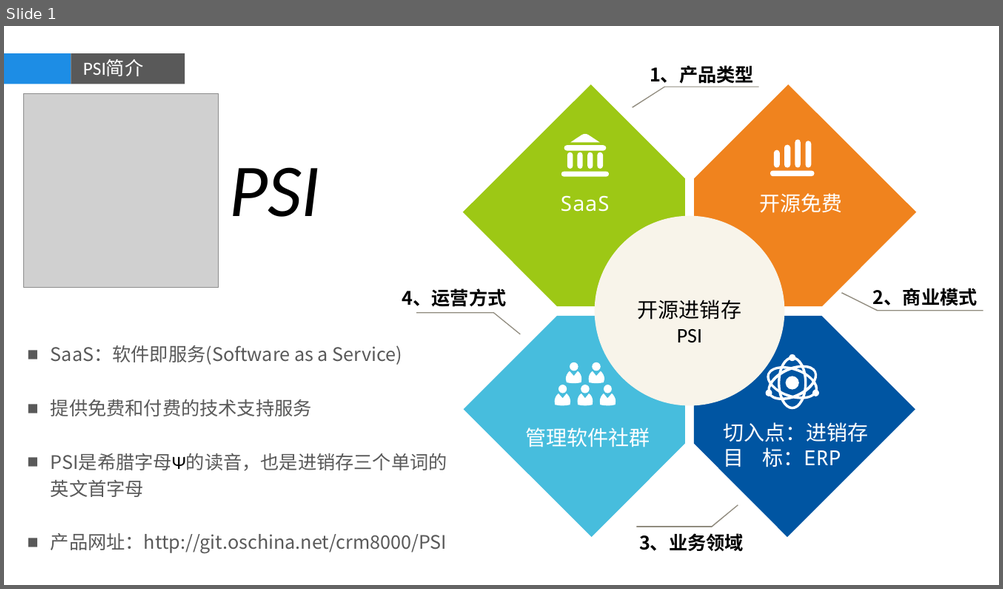
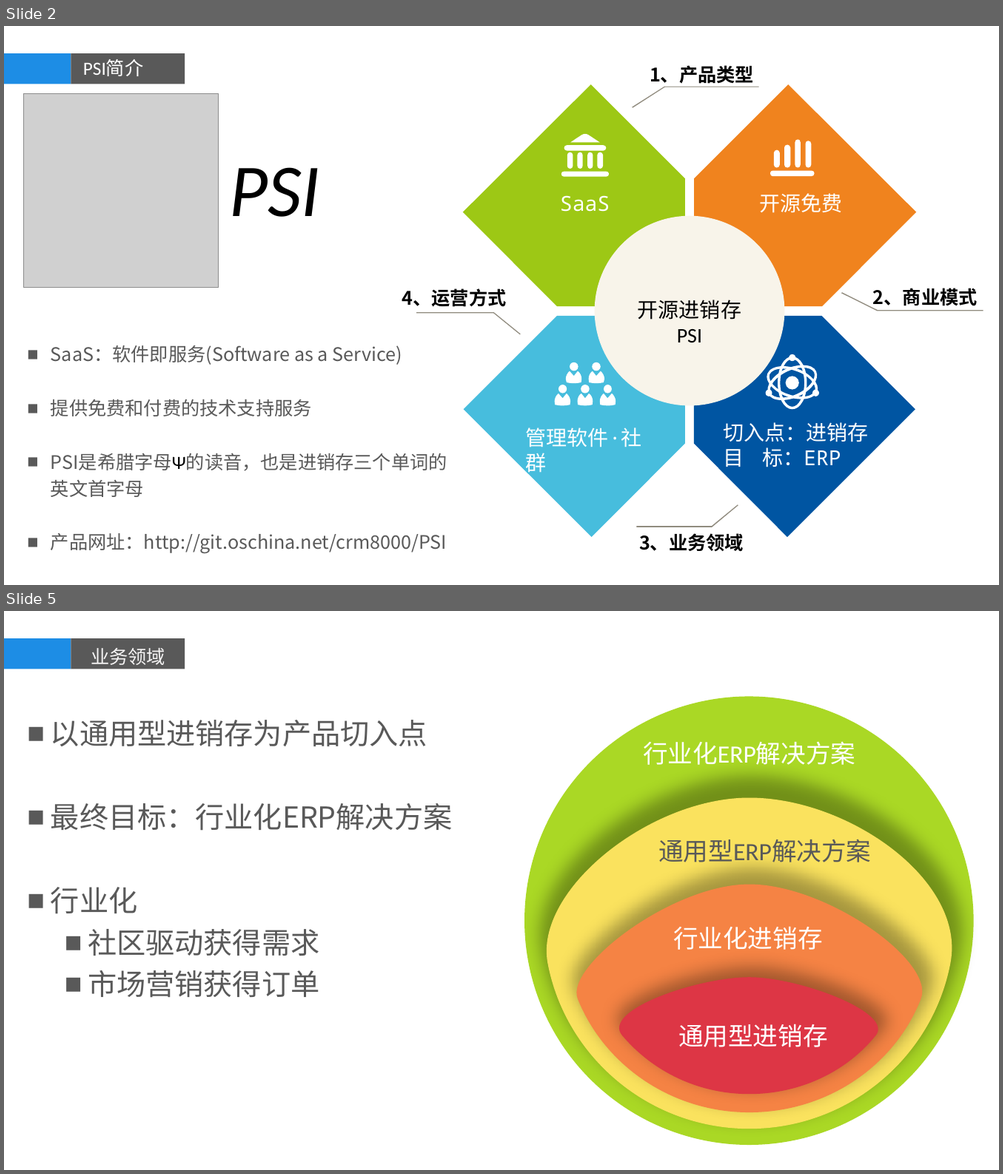
Before and after one commit to dongxf/PSI, a slide deck: doc/01 概要设计/PSI.pptx. Shown one above the other, each under a label of ours: slide 1 before the commit, slides 2 and 5 after it; the slides between them are not shown. The pictures are 1003x589 and 1003x1174 pixels, drawn with LibreOffice and Linux fonts; fonts in the diff are those of the drawing; grey boxes stand for pictures; background and template pictures are left out. Boxes give left, top, right and bottom in pixels: in the first picture for what was removed or moved away, otherwise in the second. Text is boxed around its words. In the diff, an @@ line names an element or a change of style, - is before the commit and + after.

```diff
--- a/doc/01 概要设计/PSI.pptx
+++ b/doc/01 概要设计/PSI.pptx
@@ slide 5 added at bbox=[4, 611, 999, 1170], background picture (left out); not listed: 2 template elements that a slide beside it also shows @@
@@ text added at bbox=[91, 648, 165, 665], 18 pt, text #F6F5F5 @@
+业务领域
@@ text added at bbox=[51, 720, 452, 998], 28 pt, text #595959 @@
+■ 以通用型进销存为产品切入点
+■ 最终目标：行业化ERP解决方案
+■ 行业化
+  ■ 社区驱动获得需求
+  ■ 市场营销获得订单
@@ text added at bbox=[643, 741, 855, 765], 24 pt, text #FFFFFF @@
+行业化ERP解决方案
@@ text added at bbox=[658, 839, 871, 863], 24 pt, text #595959 @@
+通用型ERP解决方案
@@ text added at bbox=[673, 926, 822, 950], 24 pt, text #FFFFFF @@
+行业化进销存
@@ group added at bbox=[524, 697, 973, 1146]: 3 freeform shapes, 1 ellipse @@
@@ text added at bbox=[678, 1024, 828, 1048], 24 pt, text #FFFFFF @@
+通用型进销存
@@ what was slide 1 is now slide 2 @@
@@ slide 2 changed as well @@
@@ text at bbox=[526, 428, 642, 477]: text changed @@
-管理软件社群
+管理软件·社群
```
Also in this commit, not shown: 6 other slides added.
